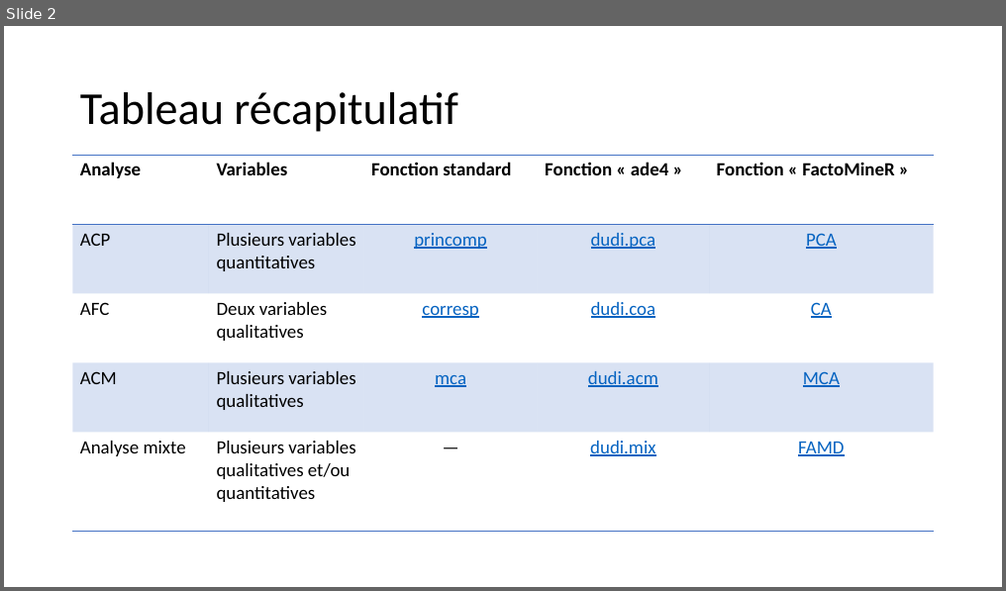
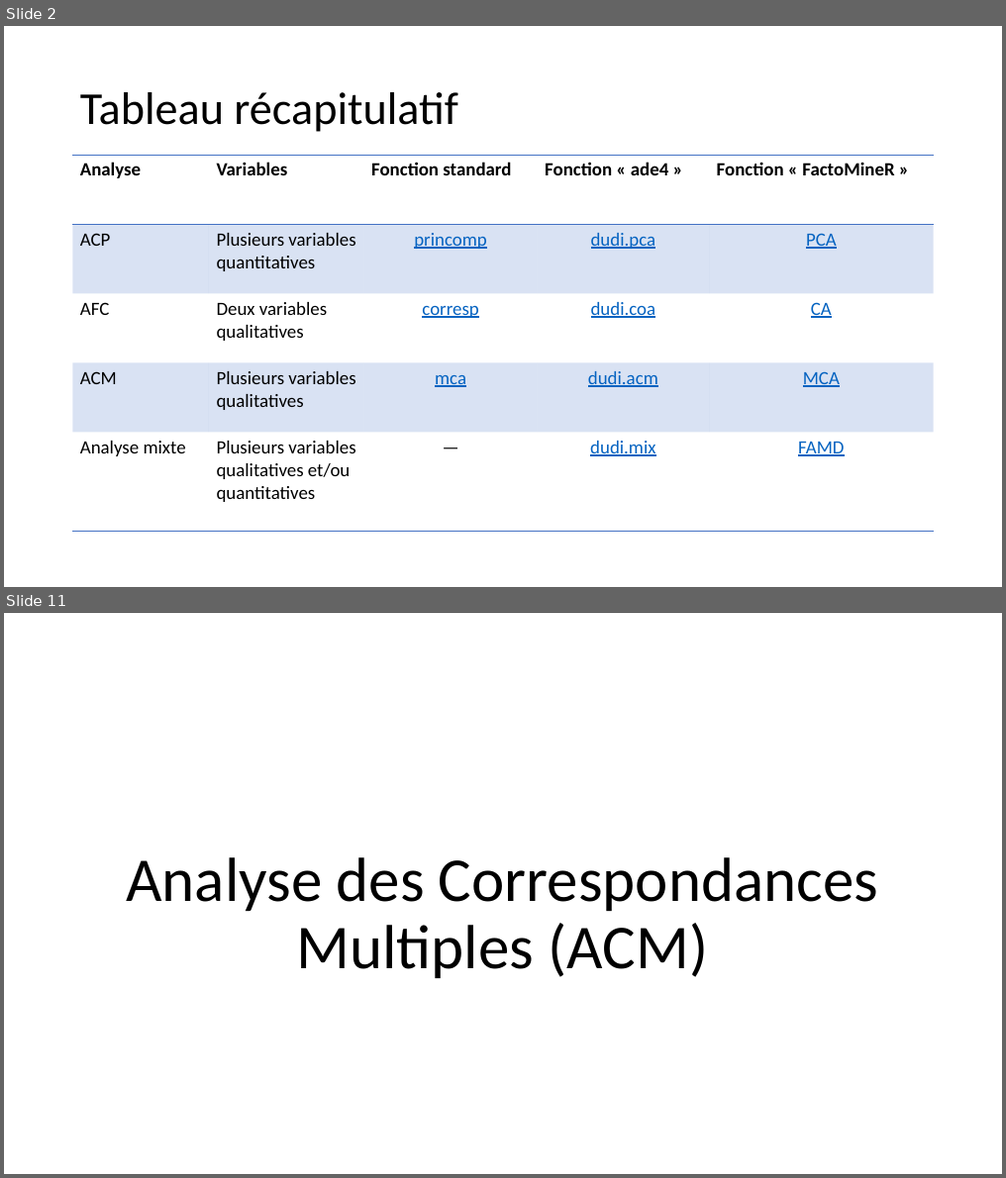
Before and after one commit to abdelghani-maddi/Cours_R_Sorbonne_U, a slide deck: Analyse factorielle et classification.pptx. Shown one above the other, each under a label of ours: slide 2 before the commit, slides 2 and 11 after it; the slides between them are not shown. The pictures are 1006x591 and 1006x1178 pixels, drawn with LibreOffice and Linux fonts; fonts in the diff are those of the drawing. Boxes give left, top, right and bottom in pixels: in the first picture for what was removed or moved away, otherwise in the second. Text is boxed around its words. In the diff, an @@ line names an element or a change of style, - is before the commit and + after.

```diff
--- a/Analyse factorielle et classification.pptx
+++ b/Analyse factorielle et classification.pptx
@@ slide 11 added at (4,613,1002,1174), background #FFFFFF @@
@@ title added at (126,858,878,978), 60 pt, text #000000 @@
+Analyse des Correspondances
+Multiples (ACM)
```
Also in this commit, not shown: 25 other slides added.
